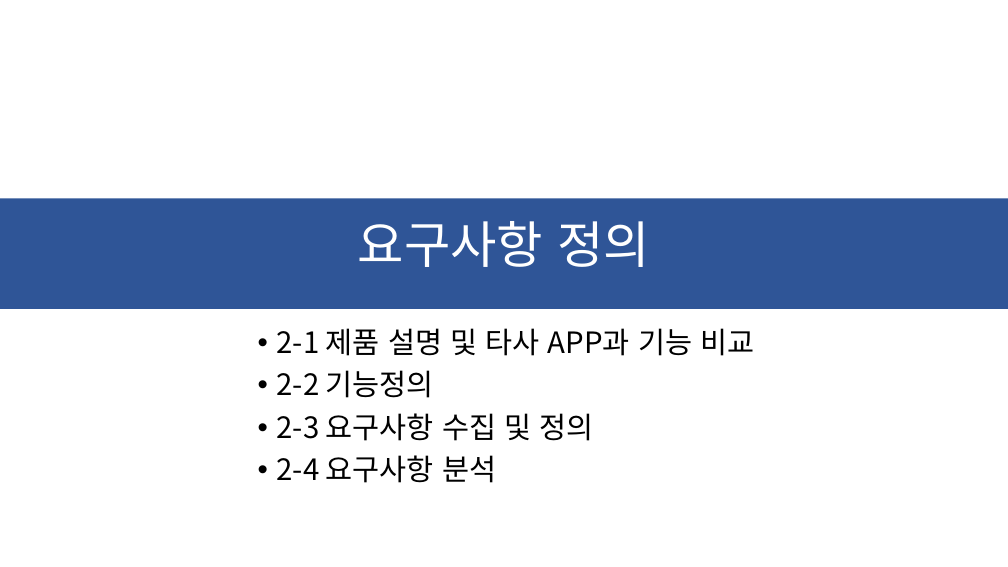
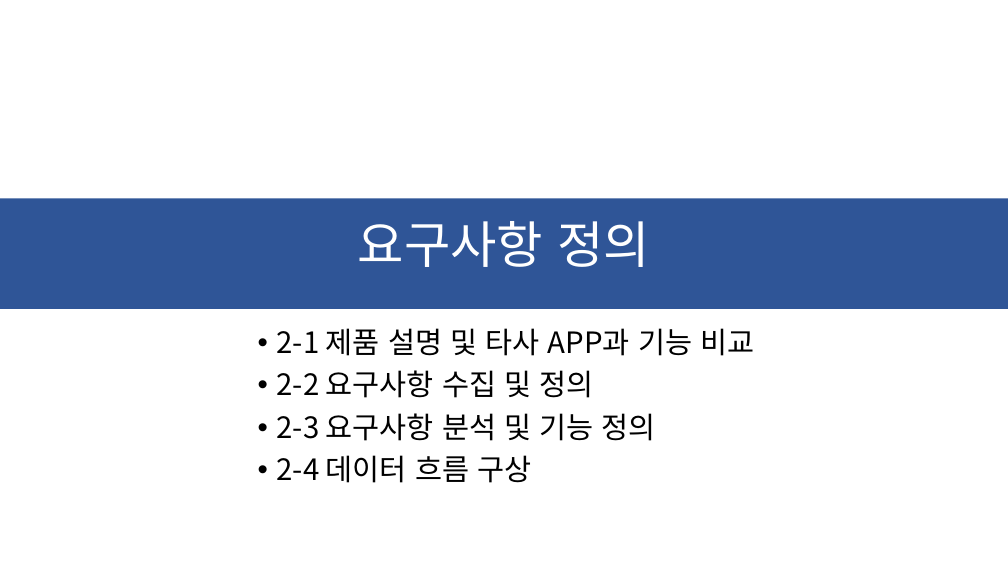
Before and after one commit to ChaeSung-Lee/DJ_InternShip, a slide deck: slide 13 of 2021_Summer/jp.hong/Project_BnC_jph.pptx. Drawn at 1008x567 pixels with LibreOffice and Linux fonts; fonts in the diff are those of the drawing. Boxes give left, top, right and bottom in pixels: in the first picture for what was removed or moved away, otherwise in the second. Text is boxed around its words. In the diff, an @@ line names an element or a change of style, - is before the commit and + after.

```diff
--- a/2021_Summer/jp.hong/Project_BnC_jph.pptx
+++ b/2021_Summer/jp.hong/Project_BnC_jph.pptx
@@ text at [277,370,656,483]: text changed @@
-• 2-2 기능정의
-• 2-3 요구사항 수집 및 정의
-• 2-4 요구사항 분석
+• 2-2 요구사항 수집 및 정의
+• 2-3 요구사항 분석 및 기능 정의
+• 2-4 데이터 흐름 구상
```
Also in this commit, not shown: 13 other slides changed, 3 slides added.
